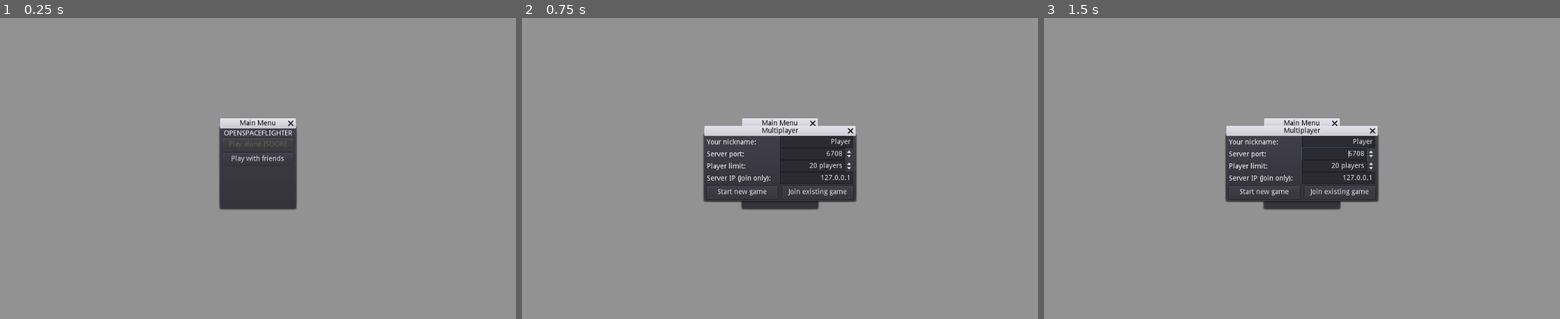
Above: before the commit, frames 1-3 (left to right).
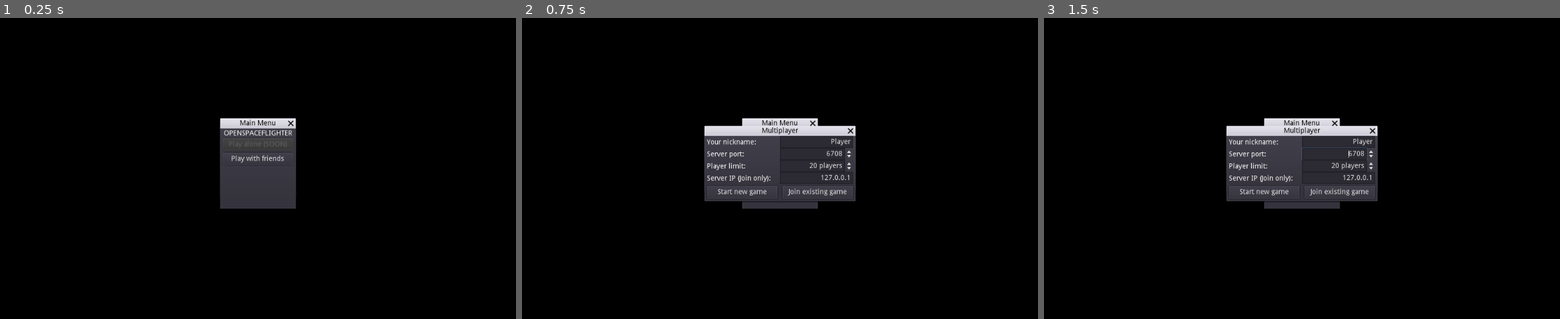
Above: after the commit, the same moments.

Repository: CaveJohnson376/open-spaceflighters
Game: Godot game, scene res://mainmenu/mainmenu.tscn
The game is run twice, just before and just after one commit, with the same random seed, the same clock (stepped at 60 frames per second) and the same inputs.
Inputs:
- Up to frame 1 (0.25 s): no input
- Up to frame 2 (0.75 s): click "Play with friends" at 0.5 s
- Up to frame 3 (1.5 s): click "Play with friends" at 1.25 s

The runs differ from the first frame. In frame 1, 96% of the frame differs, in the area x 0-100%, y 0-100%; in frame 2, 92%; in frame 3, 92%.

Commit message:
i'm done for now

Diff:
--- a/game/game.tscn
+++ b/game/game.tscn
@@ -1,8 +1,9 @@
-[gd_scene load_steps=4 format=2]
+[gd_scene load_steps=5 format=2]
 
 [ext_resource path="res://game/game.gd" type="Script" id=1]
 [ext_resource path="res://chat/chat.tscn" type="PackedScene" id=2]
 [ext_resource path="res://planets/ankugantu/Ankugantu.tscn" type="PackedScene" id=3]
+[ext_resource path="res://textures/light.png" type="Texture" id=4]
 
 [node name="game" type="Node2D"]
 script = ExtResource( 1 )
@@ -14,6 +15,18 @@
 [node name="Ankugantu" parent="world" instance=ExtResource( 3 )]
 position = Vector2( 0, 2778 )
 
+[node name="CanvasModulate" type="CanvasModulate" parent="world"]
+color = Color( 0, 0, 0, 1 )
+
+[node name="somekindofsun" type="Light2D" parent="world"]
+position = Vector2( -6894, -5172 )
+texture = ExtResource( 4 )
+texture_scale = 50.0
+energy = 1.5
+range_height = 2048.0
+shadow_enabled = true
+shadow_filter = 5
+
 [node name="CanvasLayer" type="CanvasLayer" parent="."]
 
 [node name="chat" parent="CanvasLayer" instance=ExtResource( 2 )]
--- a/planets/ankugantu/Ankugantu.tscn
+++ b/planets/ankugantu/Ankugantu.tscn
@@ -1,8 +1,11 @@
-[gd_scene load_steps=5 format=2]
+[gd_scene load_steps=6 format=2]
 
 [ext_resource path="res://planets/ankugantu/textures/center.png" type="Texture" id=1]
 [ext_resource path="res://planets/ankugantu/textures/test.png" type="Texture" id=2]
 
+[sub_resource type="OccluderPolygon2D" id=3]
+polygon = PoolVector2Array( 120, -2570, 316, -2545, 514, -2514, 854, -2415, 1104, -2307, 1380, -2155, 1713, -1911, 1902, -1729, 2136, -1427, 2284, -1188, 2448, -776, 2543, -361, 2567, 7, 2543, 419, 2378, 943, 2115, 1457, 1890, 1734, 1559, 2040, 966, 2375, 413, 2535, -16, 2574, -499, 2521, -1052, 2341, -1521, 2062, -1996, 1608, -2358, 1009, -2500, 558, -2557, -94, -2465, -759, -2229, -1278, -1866, -1757, -1450, -2108, -1043, -2339, -506, -2499, -187, -2554 )
+
 [sub_resource type="CircleShape2D" id=1]
 radius = 16384.0
 
@@ -10,6 +13,9 @@
 radius = 2580.0
 
 [node name="Ankugantu" type="Node2D"]
+
+[node name="LightOccluder2D" type="LightOccluder2D" parent="."]
+occluder = SubResource( 3 )
 
 [node name="Textures" type="Node2D" parent="."]
 
@@ -387,11 +393,14 @@
 [node name="SOI" type="Area2D" parent="."]
 space_override = 4
 gravity_point = true
+gravity = 980.0
 
 [node name="CollisionShape2D" type="CollisionShape2D" parent="SOI"]
+visible = false
 shape = SubResource( 1 )
 
 [node name="StaticBody2D" type="StaticBody2D" parent="."]
 
 [node name="CollisionShape2D" type="CollisionShape2D" parent="StaticBody2D"]
+visible = false
 shape = SubResource( 2 )
--- a/project.godot
+++ b/project.godot
@@ -94,5 +94,5 @@
 quality/shadows/filter_mode=2
 quality/shadows/filter_mode.mobile=1
 quality/filters/use_nearest_mipmap_filter=true
-environment/default_clear_color=Color( 0.572549, 0.572549, 0.572549, 1 )
+environment/default_clear_color=Color( 0, 0, 0, 1 )
 environment/default_environment="res://default_env.tres"
